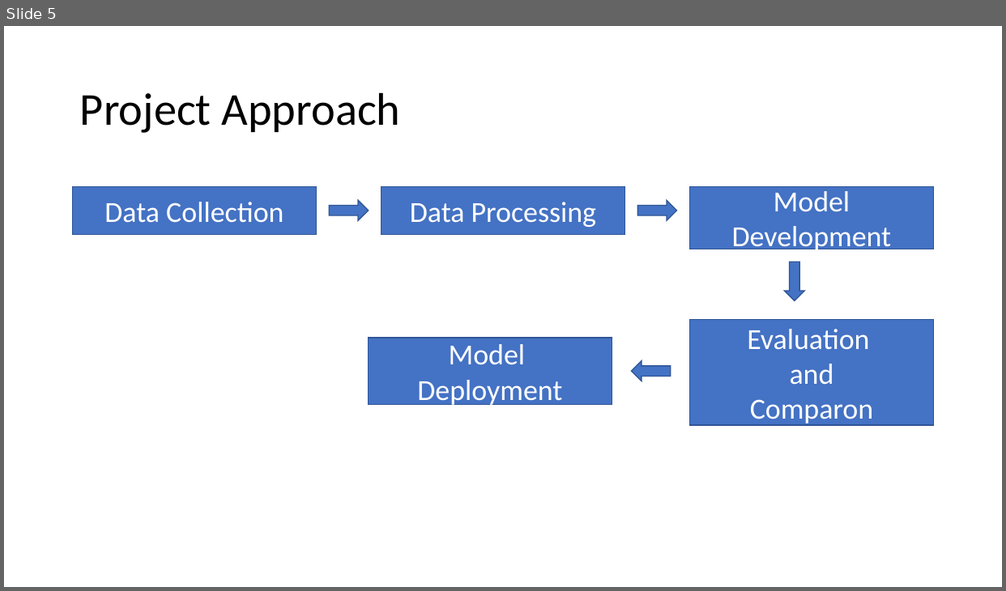
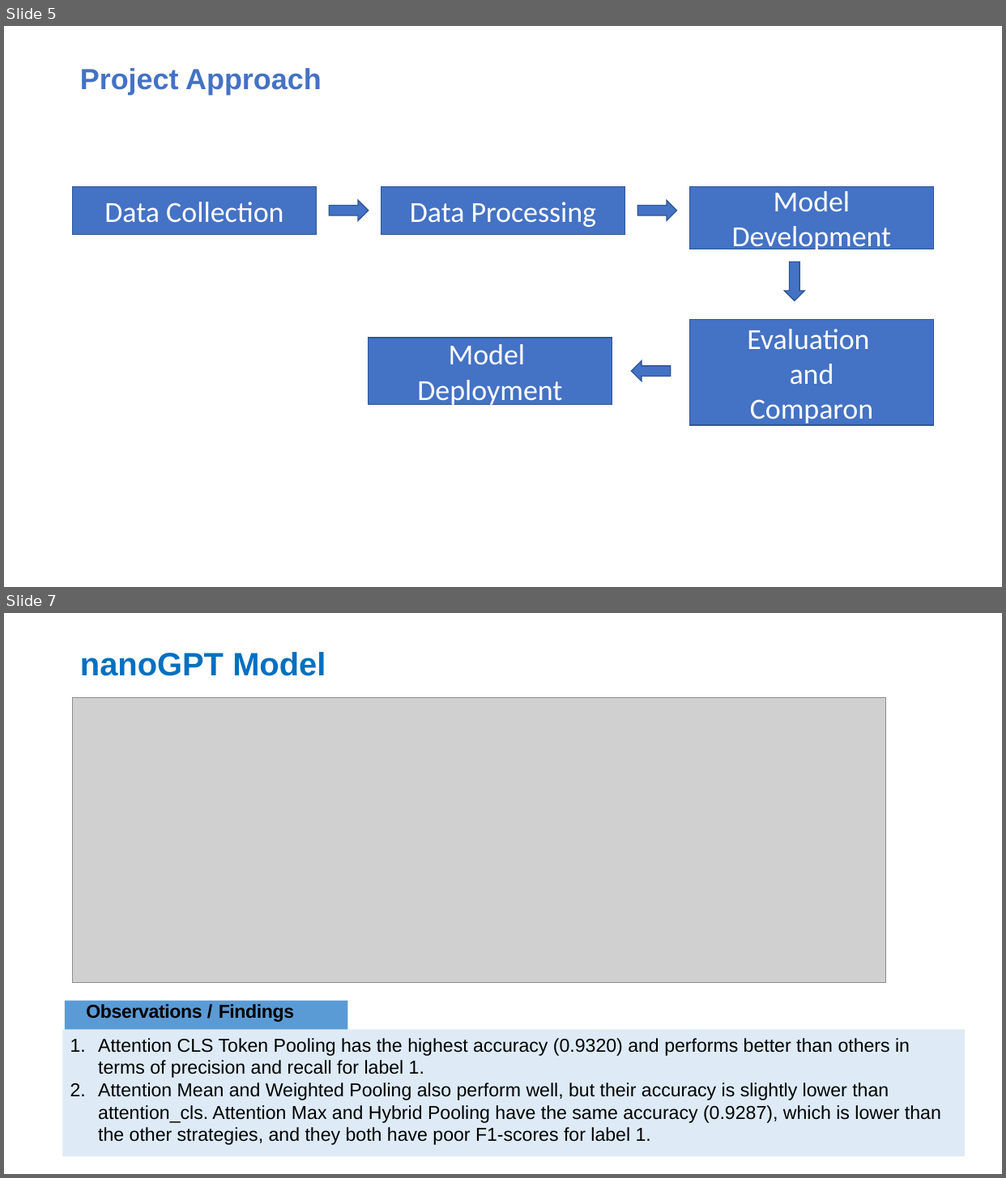
Before and after one commit to samson12193/xLSTM-Hate-Speech, a slide deck: Data Glacier Internship.pptx. Shown one above the other, each under a label of ours: slide 5 before the commit, slides 5 and 7 after it; the slides between them are not shown. The pictures are 1006x591 and 1006x1178 pixels, drawn with LibreOffice and Linux fonts; fonts in the diff are those of the drawing; grey boxes stand for pictures. Boxes give left, top, right and bottom in pixels: in the first picture for what was removed or moved away, otherwise in the second. Text is boxed around its words. In the diff, an @@ line names an element or a change of style, - is before the commit and + after.

```diff
--- a/Data Glacier Internship.pptx
+++ b/Data Glacier Internship.pptx
@@ slide 7 added at bbox=[4, 613, 1002, 1174], background #FFFFFF @@
@@ title added at bbox=[80, 652, 326, 676], 31.1 pt, text #0070C0, bold @@
+nanoGPT Model
@@ picture added at bbox=[73, 697, 887, 983] @@
@@ rectangle added at bbox=[65, 1001, 347, 1030], fill #5B9BD5, 18 pt, text #000000, bold @@
+Observations / Findings
@@ rectangle added at bbox=[62, 1030, 965, 1157], fill #5B9BD5 at 20% opacity, 18 pt, text #000000 @@
+1. Attention CLS Token Pooling has the highest accuracy (0.9320) and performs better than others in terms of precision and recall for label 1.
+2. Attention Mean and Weighted Pooling also perform well, but their accuracy is slightly lower than attention_cls. Attention Max and Hybrid Pooling have the same accuracy (0.9287), which is lower than the other strategies, and they both have poor F1-scores for label 1.
@@ slide 5 changed as well @@
@@ title "Project Approach" at bbox=[80, 68, 321, 95]: size 44 to 28 pt, font Calibri to Arial, text colour #000000 to #4472C4, bold on @@
```
Also in this commit, not shown: 6 other slides changed, 6 other slides added, 1 slide removed.
